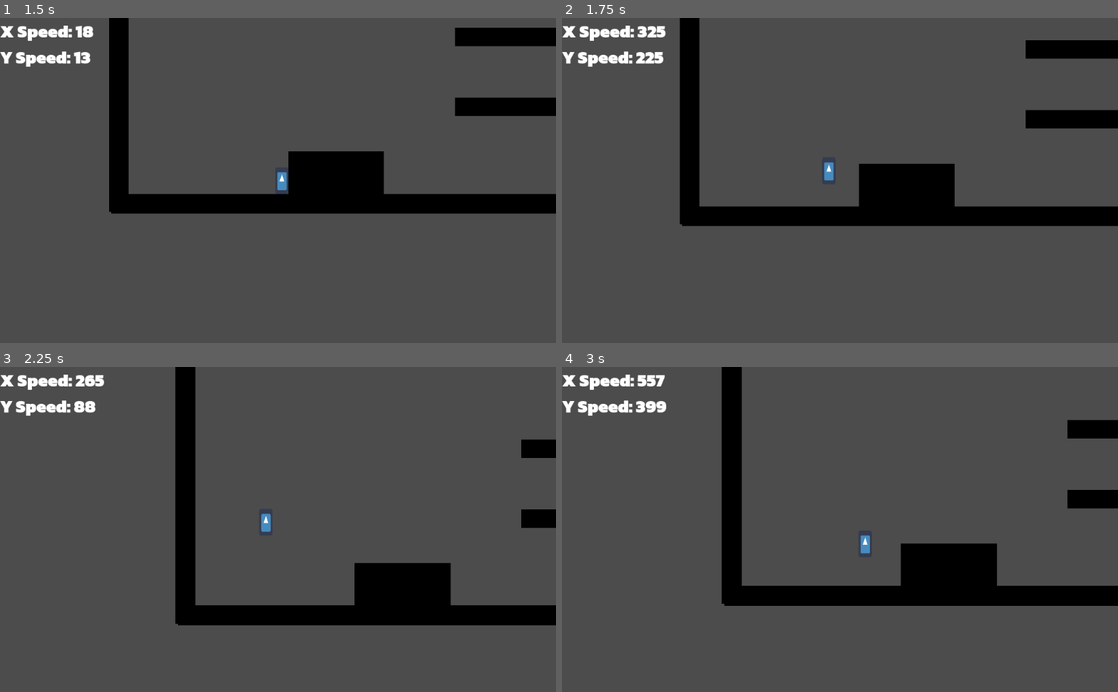
Above: before the commit, frames 1-4 (two rows, left to right).
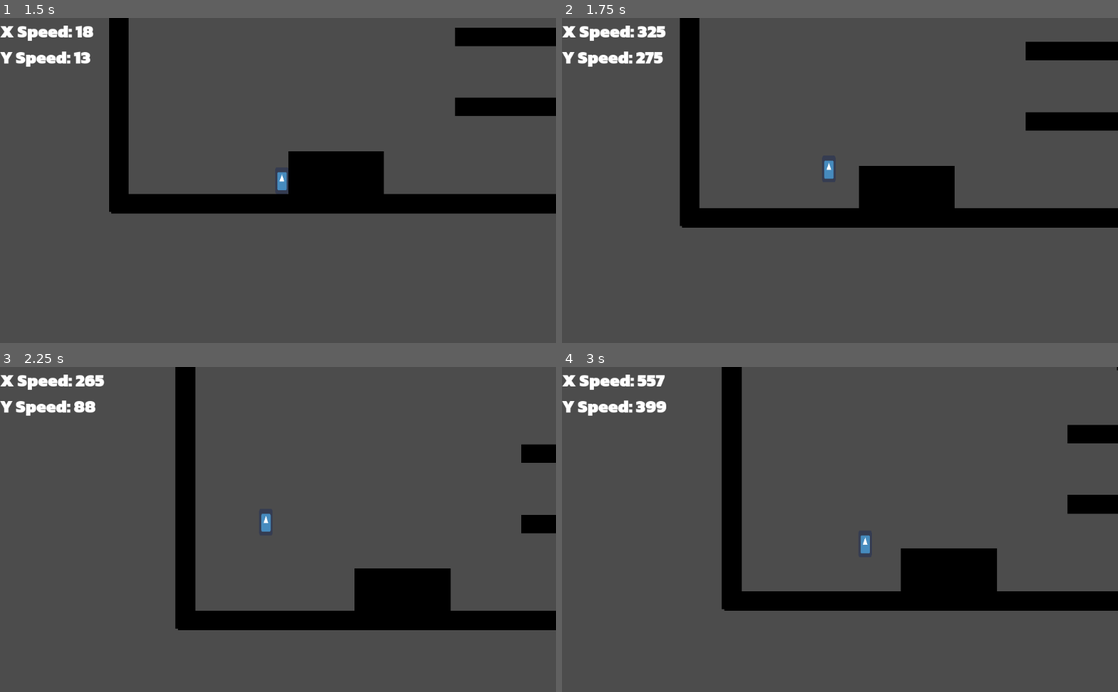
Above: after the commit, the same moments.

Repository: Project-Movement/Project-Movement
Game: Godot game, scene res://Scenes/PlayerTest.tscn
The game is run twice, just before and just after one commit, with the same random seed, the same clock (stepped at 60 frames per second) and the same inputs. The engine's default icon, where the game draws it, is replaced by a stand-in: a white triangle on a blue panel in a dark square.
Inputs (mouse positions are in pixels of both pictures, inside the frame that each line leads up to):
- Up to frame 1 (1.5 s): move the mouse to (250, 245) at 0.52 s; hold D (right) from 0.53 s (still down); tap Shift (dash) at 0.6 s; tap W (airjump) at 0.77, 0.8, 1.07, 1.35 s; move the mouse to (444, 229) at 1.27 s
- Up to frame 2 (1.75 s): keep holding D (right); tap W (airjump) at 1.52 s; tap Space (jump) at 1.55 s
- Up to frame 3 (2.25 s): tap W (airjump) at 1.82 s; move the mouse to (111, 480) at 2.02 s; release D (right) at 2.03 s; hold A (left) from 2.03 s (still down); hold Space (jump) from 2.03 s (still down)
- Up to frame 4 (3 s): keep holding A (left); tap Shift (dash) at 2.3, 2.85 s; move the mouse to (867, 529) at 2.77 s; release Space (jump) at 2.78 s

Frame 1 is identical in both runs. In frame 2, 1.5% of the frame differs, in the area x 14-100%, y 6-65%; in frame 3, 2.5%; in frame 4, 2.8%, in the area x 28-100%, y 0-75%.

Commit message:
add airjump to abilities, rework to allow multiple uses

Diff:
--- a/Scenes/AbilitySystem.tscn
+++ b/Scenes/AbilitySystem.tscn
@@ -7,3 +7,5 @@
 
 [node name="DashTimer" type="Timer" parent="."]
 one_shot = true
+
+[connection signal="timeout" from="DashTimer" to="." method="_on_DashTimer_timeout"]
--- a/Scripts/AbilitySystem.gd
+++ b/Scripts/AbilitySystem.gd
@@ -1,7 +1,13 @@
 extends Node2D
 
+
+export var max_dashes = 1
+export var max_airjumps = 1
+
 var ability_timers = {}
+var ability_uses = {}
 
+onready var parent_body = get_parent()
 
 
 # Called when the node enters the scene tree for the first time.
@@ -10,15 +16,21 @@
 	# ability_timers[ABILITIES.AIRJUMP] =
 	# ability_timers[ABILITIES.GRAPPLEHOOK] =
 
+	ability_uses["airjump"] = 1
+	ability_uses["dash"] = 1
+
 
 
 # Called every frame. 'delta' is the elapsed time since the previous frame.
-#func _process(delta):
-#	pass
+func _physics_process(_delta):
+	# for checking abilities that are dependent on the world, like double jump
+	if parent_body.is_on_floor():
+		ability_uses["airjump"] = max_airjumps
 
 
 func is_ability_available(ability: String) -> bool:
-	return ability_timers[ability].time_left == 0
+	print("tried to use ability " + ability + " with " + str(ability_uses[ability]) + " uses left")
+	return ability_uses[ability] > 0
 
 
 func use_ability(ability: String) -> bool:
@@ -28,6 +40,8 @@
 			"dash":
 				do_dash()
 				ability_timers["dash"].start()
+			"airjump":
+				do_airjump()
 
 	return was_available
 
@@ -35,7 +49,6 @@
 func do_dash():
 	var target = get_global_mouse_position()
 	var diff = (target - self.global_position).normalized()
-	var parent_body = get_parent()
 	var dash_magnitude = parent_body.dash_magnitude
 
 	# apply impulse for dash
@@ -47,3 +60,14 @@
 		parent_body.velocity.y = diff.y * dash_magnitude
 	if diff.x * parent_body.velocity.x < abs(diff.x * dash_magnitude):
 		parent_body.velocity.x = diff.x * dash_magnitude
+
+	ability_uses["dash"] -= 1
+
+
+func do_airjump():
+	parent_body.velocity.y = -parent_body.jump_vel
+	ability_uses["airjump"] -= 1
+
+
+func _on_DashTimer_timeout():
+	ability_uses["dash"] = max_dashes
--- a/Scripts/PlayerController.gd
+++ b/Scripts/PlayerController.gd
@@ -30,7 +30,6 @@
 # other variables
 var constant_forces = { "gravity": Vector2(0, gravity) }
 var velocity = Vector2()
-var has_double_jump: bool = true
 
 var last_tick_vel = Vector2()  # save what the engine thinks should be the new velocity after moving and sliding
 var last_time_on_floor = 0
@@ -72,16 +71,14 @@
 
 		if grounded or ((time - last_time_on_floor) <= coyote_time_ms):
 			velocity.y = -jump_vel
-			has_double_jump = true
 
 		elif is_on_wall():  # walljump
 			velocity.y = -jump_vel
 			var wall_collider = get_last_slide_collision()
 			velocity.x = walljump_speed if wall_collider.normal.x > 0 else -walljump_speed
 
-	if Input.is_action_just_pressed("airjump") and has_double_jump and not grounded:  # not grounded and double jump is available
-		velocity.y = -jump_vel
-		has_double_jump = false
+	if Input.is_action_just_pressed("airjump") and not grounded:  # try airjump if in air
+		$AbilitySystem.use_ability("airjump")
 
 
 	# grounded character movement
@@ -130,11 +127,11 @@
 			velocity.x = -velocity.x
 			has_bounced = true
 		elif has_jumped_in_bhop_interval:
-			# print("jump was pressed in the last interval, doing a wallhop " + str(Time.get_ticks_msec()))
+			print("jump was pressed in the last interval, doing a wallhop " + str(Time.get_ticks_msec()))
 			# if they time the jump, player goes up instead of just reflecting
 			# and keep some horizontal velocity but not all of it, so like
 			# a more powerful walljump
-			velocity.y = -walljump_speed
+			velocity.y = -jump_vel
 			if velocity.x > 0:
 				velocity.x = -velocity.x * wallhop_bonus_factor - walljump_speed
 			elif velocity.x < 0:
@@ -149,7 +146,6 @@
 		if Input.is_action_pressed("jump"):
 			velocity.y = -jump_vel
 			has_bounced = true
-			has_double_jump = true
 		if has_jumped_in_bhop_interval:
 			velocity.y = -jump_vel
 			if velocity.x < 0:
@@ -158,7 +154,6 @@
 				velocity.x += bhop_bonus
 
 			has_bounced = true
-			has_double_jump = true  # TODO evaluate whether it should be ok to refresh double jump after bhop
 	return has_bounced
 
 
